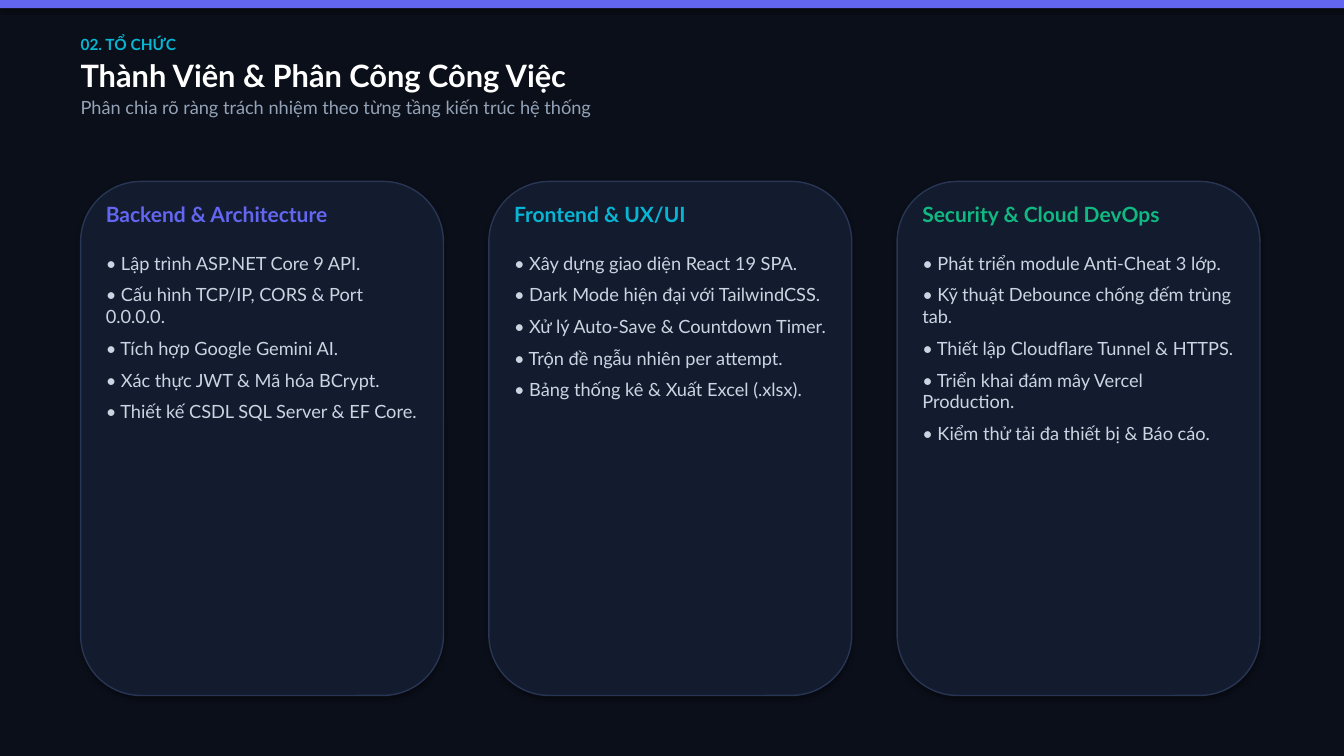
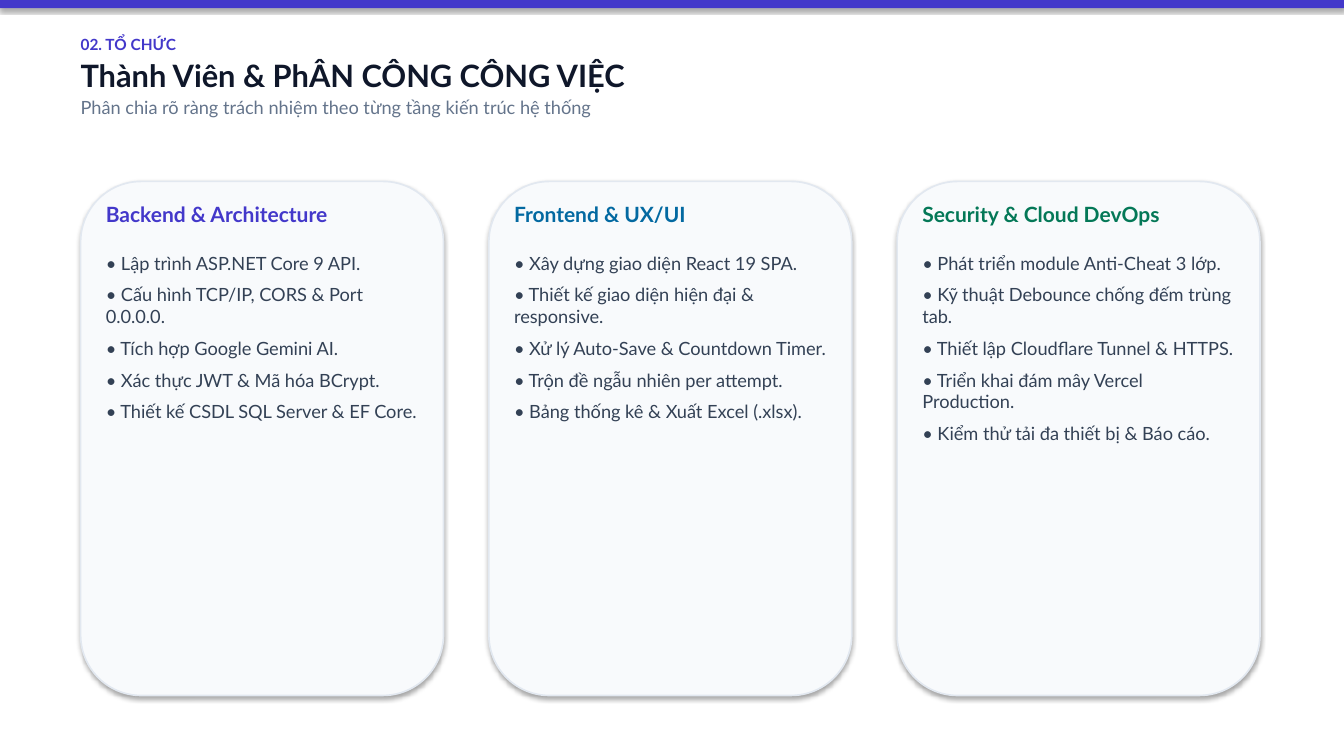
Before and after one commit to hieuqt05/quiz-ai-system, a slide deck: slide 3 of slide_thuyet_trinh_QuizAI_final.pptx. Drawn at 1344x756 pixels with LibreOffice and Linux fonts; fonts in the diff are those of the drawing. Boxes give left, top, right and bottom in pixels: in the first picture for what was removed or moved away, otherwise in the second. Text is boxed around its words. In the diff, an @@ line names an element or a change of style, - is before the commit and + after.

Commit message:
style: convert slide deck to clean white background theme

```diff
--- a/slide_thuyet_trinh_QuizAI_final.pptx
+++ b/slide_thuyet_trinh_QuizAI_final.pptx
@@ rectangle at (x1=0, y1=0, x2=1344, y2=756): fill #0B0F19 to #FFFFFF @@
@@ rectangle at (x1=0, y1=0, x2=1344, y2=8): fill #6366F1 to #4338CA @@
@@ text at (x1=81, y1=36, x2=591, y2=118): text colour #06B6D4 to #4338CA in "02. TỔ CHỨC"; text colour #94A3B8 to #64748B in "Phân chia rõ ràng trách nhiệm theo ..." @@
@@ text at (x1=81, y1=60, x2=625, y2=93): text changed; text colour #FFFFFF to #0F172A @@
-Thành Viên & Phân Công Công Việc
+Thành Viên & PhÂN CÔNG CÔNG VIỆC
@@ text "Backend & Architecture" at (x1=106, y1=206, x2=327, y2=222): text colour #6366F1 to #4338CA @@
@@ text "Frontend & UX/UI" at (x1=514, y1=206, x2=685, y2=223): text colour #06B6D4 to #0369A1 @@
@@ fill #131B2E to #F8FAFC; outline #283554 1 pt to #E2E8F0 1.2 pt in 3 elements at (x1=81, y1=181, x2=444, y2=696), (x1=489, y1=181, x2=852, y2=696), (x1=897, y1=181, x2=1260, y2=696) @@
@@ text "Security & Cloud DevOps" at (x1=922, y1=206, x2=1160, y2=226): text colour #10B981 to #047857 @@
@@ text "• Lập trình ASP.NET Core ..." at (x1=106, y1=256, x2=416, y2=421): text colour #CBD5E1 to #334155 @@
@@ text at (x1=529, y1=256, x2=826, y2=422): text colour #CBD5E1 to #334155 in "• Xây dựng giao diện React 19 ...", "• Xử lý Auto-Save & Countdown Timer.", "• Trộn đề ngẫu nhiên per attempt.", "• Bảng thống kê & Xuất Excel ..." @@
@@ text "• Phát triển module Anti-Cheat ..." at (x1=922, y1=255, x2=1233, y2=444): text colour #CBD5E1 to #334155 @@
@@ text at (x1=514, y1=286, x2=737, y2=326): text changed; text colour #CBD5E1 to #334155 @@
-• Dark Mode hiện đại với TailwindCSS.
+• Thiết kế giao diện hiện đại & responsive.
```
Also in this commit, not shown: 16 other slides changed, 1 other file.
